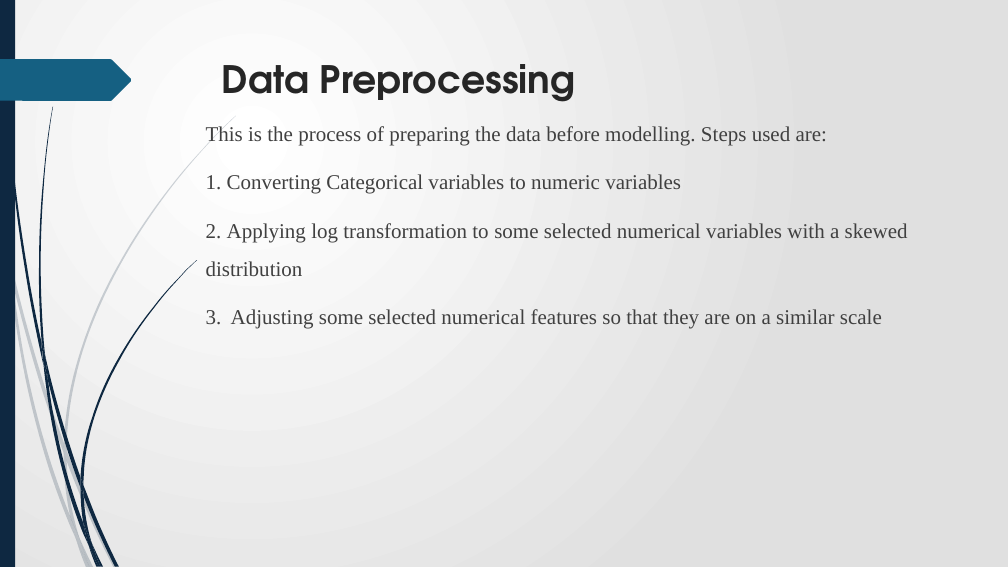
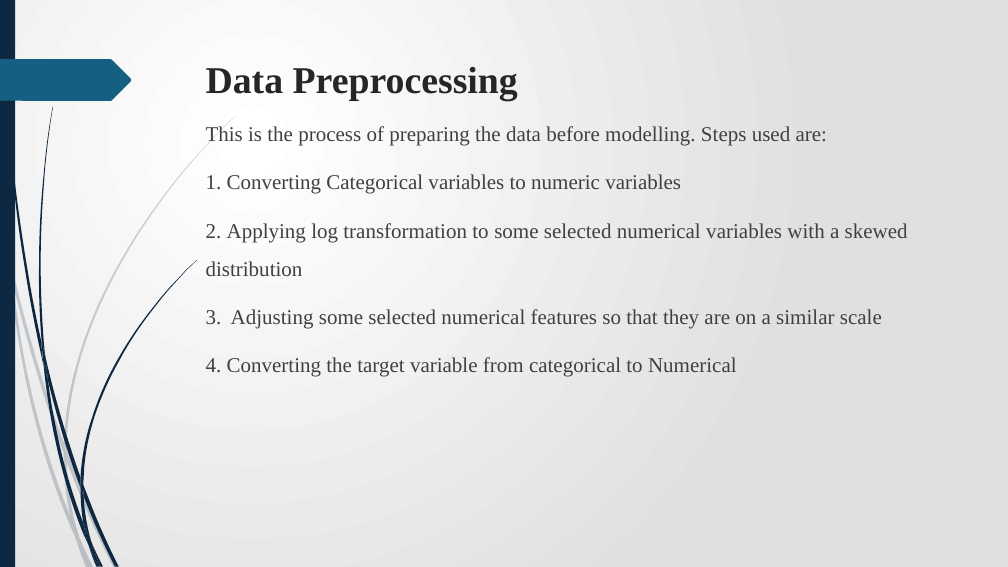
Before and after one commit to James-tech4/JAMES-PHASE-3-DSPT-8-PROJECT, a slide deck: slide 8 of Presentation.pptx. Drawn at 1008x567 pixels with LibreOffice and Linux fonts; fonts in the diff are those of the drawing. Boxes give left, top, right and bottom in pixels: in the first picture for what was removed or moved away, otherwise in the second. Text is boxed around its words. In the diff, an @@ line names an element or a change of style, - is before the commit and + after.

Commit message:
updated

```diff
--- a/Presentation.pptx
+++ b/Presentation.pptx
@@ title "Data Preprocessing": place and size @@
-title "Data Preprocessing" at (222, 64, 575, 102)
+title "Data Preprocessing" at (206, 67, 518, 101)
@@ title "Data Preprocessing" at (206, 67, 518, 101): font TeX Gyre Adventor to Times New Roman @@
@@ text at (206, 357, 737, 377): paragraph added @@
+4. Converting the target variable from categorical to Numerical
```
Also in this commit, not shown: 4 other slides changed, 2 slides added, 1 slide removed.
